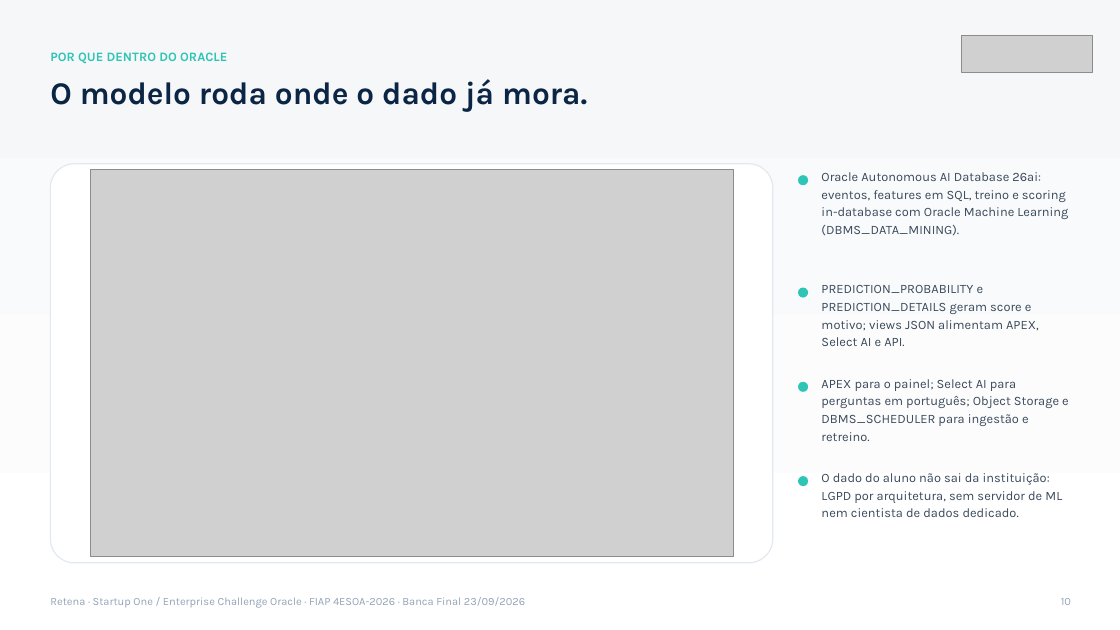
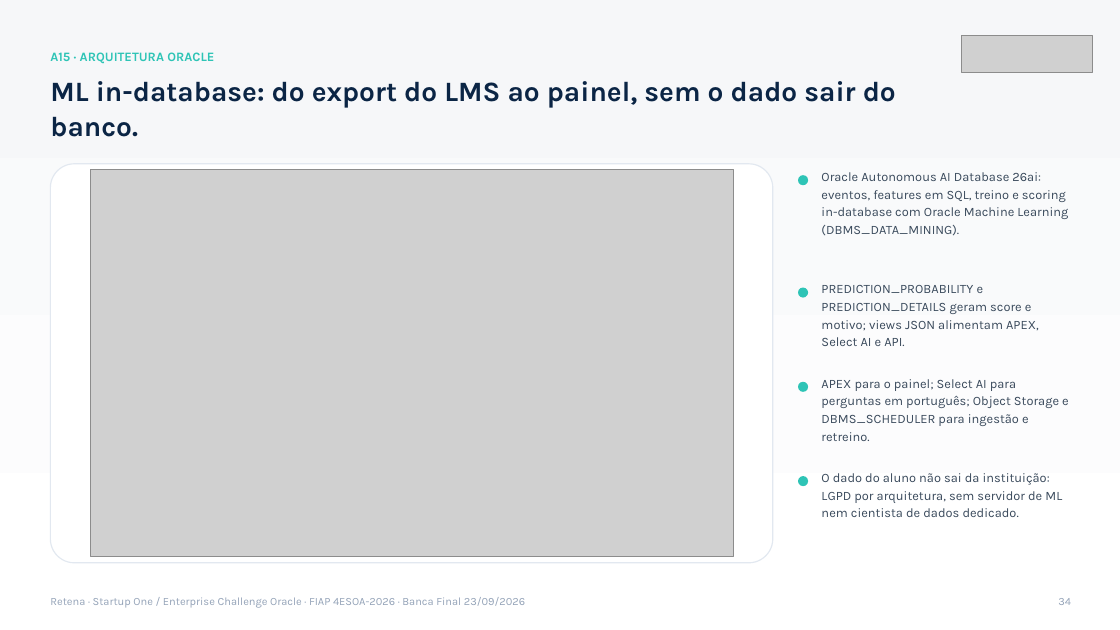
Before and after one commit to LucasHenklain/retena, a slide deck: slide 34 of 09_Kit_Banca_Final/Retena_Banca_Final.pptx (slide 10 before the commit). Drawn at 1120x630 pixels with LibreOffice and Linux fonts; fonts in the diff are those of the drawing; grey boxes stand for pictures. Boxes give left, top, right and bottom in pixels: in the first picture for what was removed or moved away, otherwise in the second. Text is boxed around its words. In the diff, an @@ line names an element or a change of style, - is before the commit and + after.

```diff
--- a/09_Kit_Banca_Final/Retena_Banca_Final.pptx
+++ b/09_Kit_Banca_Final/Retena_Banca_Final.pptx
@@ text at [50,52,214,63]: text changed @@
-POR QUE DENTRO DO ORACLE
+A15 · ARQUITETURA ORACLE
@@ text at [50,81,896,137]: text changed; size 27 to 24 pt @@
-O modelo roda onde o dado já mora.
+ML in-database: do export do LMS ao painel, sem o dado sair do banco.
@@ text at [1058,598,1071,605]: text changed @@
-10
+34
```
Also in this commit, not shown: 26 other slides changed, 7 slides added, 2 slides removed, 19 other files.
